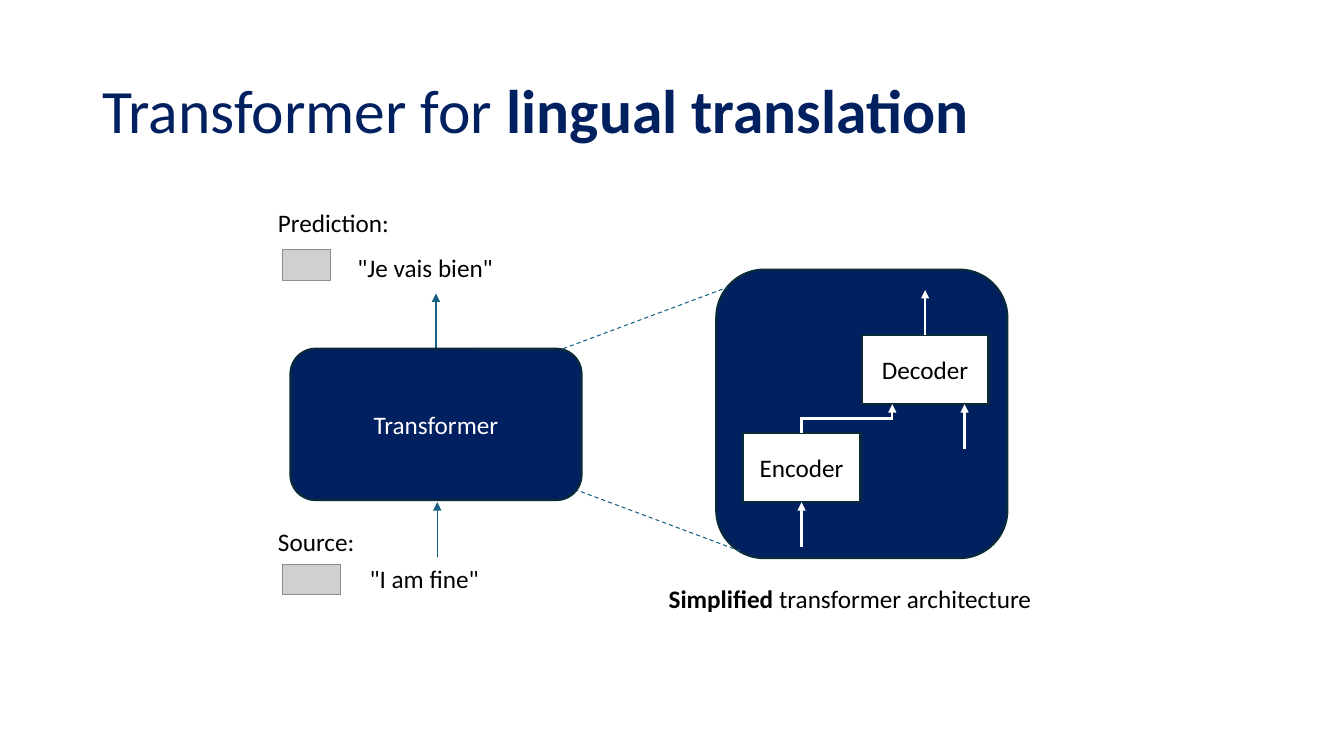
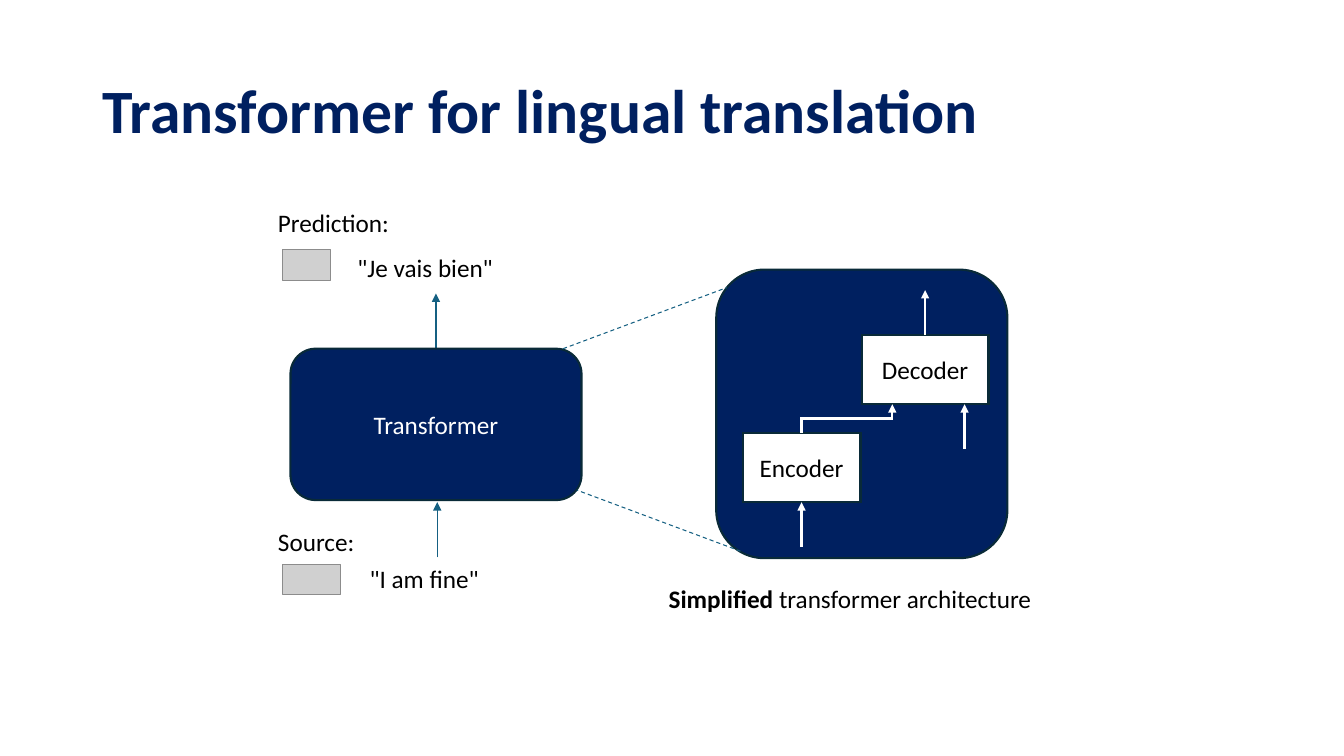
Before and after one commit to tanquangduong/transformer-pt, a slide deck: slide 11 of presentation/Introduction to Transformer.pptx (slide 10 before the commit). Drawn at 1344x756 pixels with LibreOffice and Linux fonts; fonts in the diff are those of the drawing; grey boxes stand for pictures. Boxes give left, top, right and bottom in pixels: in the first picture for what was removed or moved away, otherwise in the second. Text is boxed around its words. In the diff, an @@ line names an element or a change of style, - is before the commit and + after.

```diff
--- a/presentation/Introduction to Transformer.pptx
+++ b/presentation/Introduction to Transformer.pptx
@@ title "Transformer for lingual translation" at <box>102,89,977,144</box>: bold on in "Transformer for" @@
```
Also in this commit, not shown: 8 other slides changed, 9 slides added, 2 other files.
